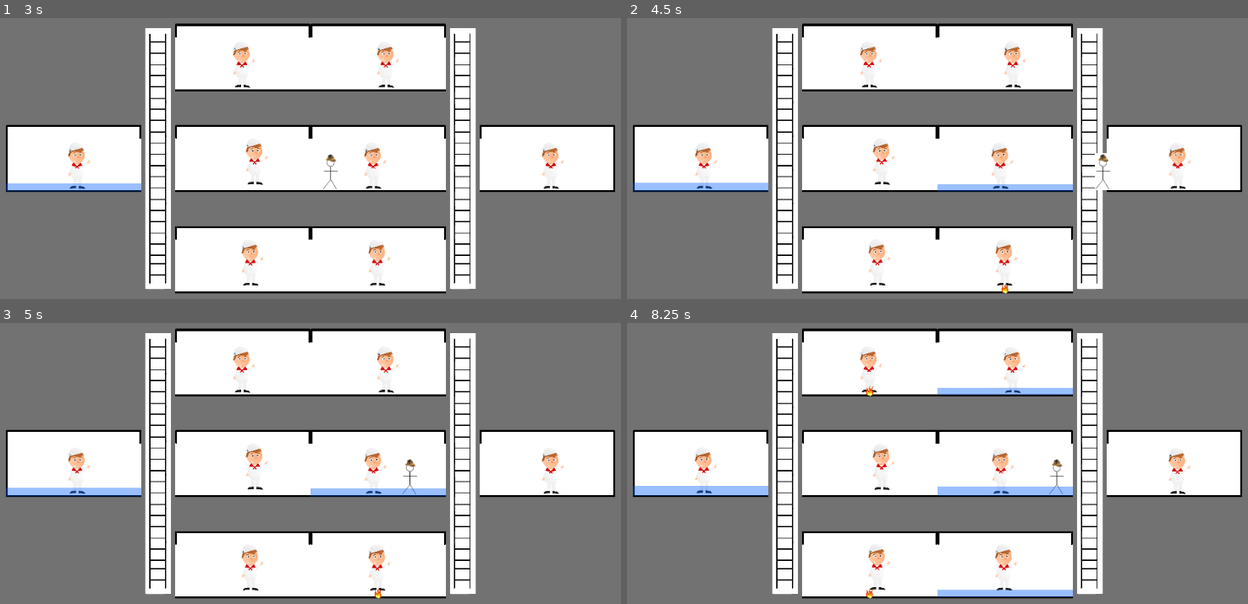
Above: before the commit, frames 1-4 (two rows, left to right).
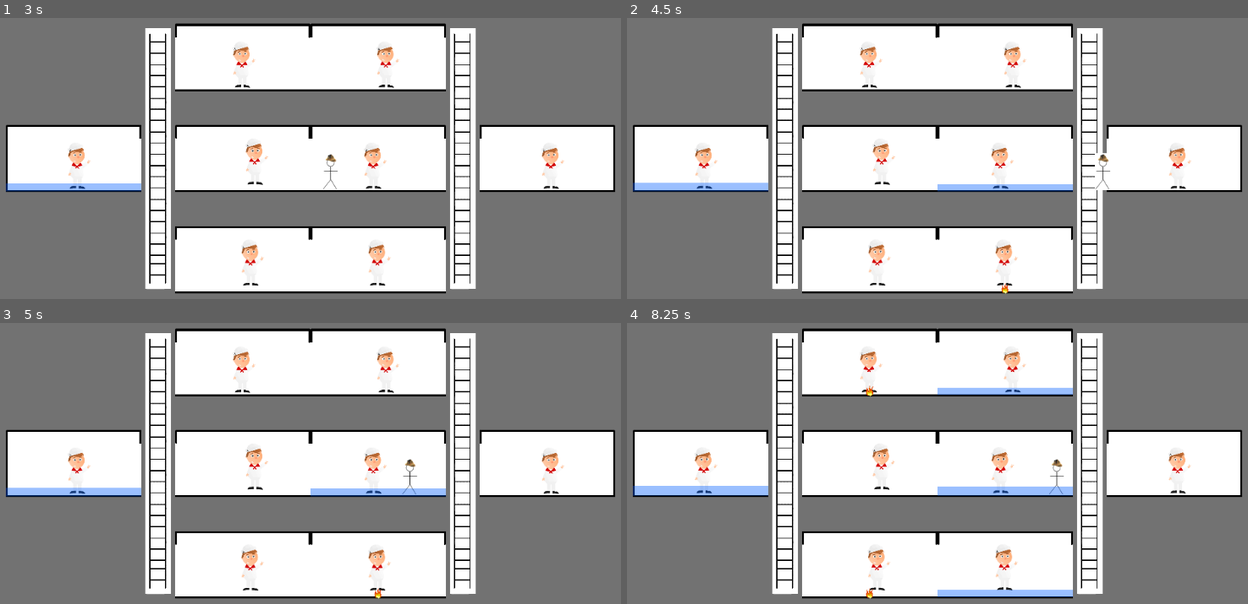
Above: after the commit, the same moments.

Repository: danielcannell/deep-clue-sea
Game: Godot game, scene res://Main.tscn
The game is run twice, just before and just after one commit, with the same random seed, the same clock (stepped at 60 frames per second) and the same inputs.
Inputs (mouse positions are in pixels of both pictures, inside the frame that each line leads up to):
- Up to frame 1 (3 s): tap Enter at 0.5, 2 s; move the mouse to (74, 158) at 0.52 s; hold D (move_right) 0.53-2.03 s; click (74, 158) at 0.67 s; tap Space (jump) at 0.77, 1.25, 1.52 s; move the mouse to (378, 57) at 1.27 s; click (378, 57) at 1.42 s; move the mouse to (378, 158) at 2.02 s; hold A (move_left) 2.03-2.78 s; click (378, 158) at 2.17 s; move the mouse to (378, 259) at 2.77 s; hold D (move_right) from 2.78 s (still down); click (378, 259) at 2.92 s
- Up to frame 2 (4.5 s): tap Space (jump) at 3.02, 3.5, 3.77 s; move the mouse to (869, 57) at 3.52 s; click (869, 57) at 3.67 s; move the mouse to (869, 158) at 4.27 s; release D (move_right) at 4.28 s; hold A (move_left) from 4.28 s (still down); click (869, 158) at 4.42 s
- Up to frame 3 (5 s): keep holding A (move_left); tap Space (jump) at 4.52 s
- Up to frame 4 (8.25 s): move the mouse to (869, 564) at 5.02 s; release A (move_left) at 5.03 s; hold D (move_right) 5.03-5.78 s; click (869, 564) at 5.17 s; move the mouse to (1173, 463) at 5.77 s; hold A (move_left) 5.78-7.28 s; click (1173, 463) at 5.92 s; tap Space (jump) at 6.02, 6.77, 7.52 s; move the mouse to (1086, 438) at 6.52 s; move the mouse to (800, 477) at 7.27 s; hold D (move_right) from 7.28 s (still down); click (800, 477) at 7.42 s; tap Enter at 8 s; move the mouse to (1005, 370) at 8.02 s

Frame 1 is identical in both runs. In frame 2, less than 0.1% of the frame differs, in the area x 39-63%, y 46-96%; in frame 3, less than 0.1%; in frame 4, 0.5%, in the area x 38-91%, y 10-96%.

Commit message:
Added reverse mapping in necessary plasces

Diff:
--- a/crewmen/pathplanner.gd
+++ b/crewmen/pathplanner.gd
@@ -139,6 +139,8 @@
     var sn = submarine.containing_room_id(pos)
     # Run shortest-path algorithm on graph
     var pr = dijkstra(roomgraph, sn, endroom)
+    print(pr.path)
+    print(pr.dist)
 
     # If there is no path, return 0
     if pr.dist == INF:
@@ -147,12 +149,21 @@
     var path = pr.path
 
     # If we're in the goal room, return a vector to the room center
-    if endroom == path[0]:
+    if roommapping[endroom] == path[0]:
         return submarine.room(endroom).centre_position() - pos
 
     # Work out which direction we should head in
-    var next_room_pos = submarine.room(path[1]).centre_position()
-    var current_room_pos = submarine.room(path[0]).centre_position()
+    print(path)
+    var path_0 = null
+    var path_1 = null
+    for rm in roommapping.keys():
+        if roommapping[rm] == path[0]:
+            path_0 = rm
+        elif roommapping[rm] == path[1]:
+            path_1 = rm
+
+    var next_room_pos = submarine.room(path_1).centre_position()
+    var current_room_pos = submarine.room(path_0).centre_position()
     # Direction from current pos to current room center
     var offset_from_current = current_room_pos - pos
     # Direction from current room center to next room center
